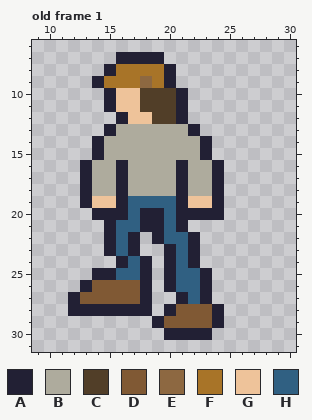
Pixel-art file -- Sprite/Player01.aseprite. The picture above is the old version.
32x32 pixels, 64 frames. Shown: old frame 1: x 9..30, y 6..31. The commit also changed other frames, which this record leaves out.
Palette (. is transparent): A #222034  B #aeab9d  C #513e28  D #805934  E #8d6841  F #a87428  G #eec39a  H #306082
Pixels before, old frame 1, first column x 12:
 7 ....AAAA.....
 8 ...AFFFFA....
 9 ..AFFFEFA....
10 ...AGGCCCA...
11 ...AGGCCCA...
12 ....AGGCCA...
13 ...ABBBBBBA..
14 ..ABBBBBBBBA.
15 ..ABBBBBBBBA.
16 .ABBABBBBABBA
17 .ABBABBBBABBA
18 .ABBABBBBABBA
19 .AGGAHHHHAGGA
20 ..AAAHAAHAAAA
21 ...AHHAAHA...
22 ...AHA.AHHA..
23 ...AHA..AHA..
24 ....AHA.AHA..
25 ..AAHHA.AHHA.
26 .ADDDDA.AHHA.
27 ADDDDDA..AHA.
28 AAAAAAA.ADDDA
29 .......ADDDDA
30 ........AAAA.
After:
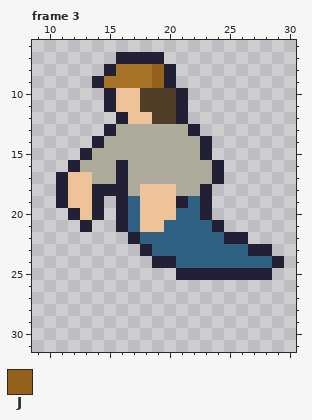
Colours new in this view: J #94621a
A new or re-ordered frame is compared with the old frame closest to it.
Edits made:
frames re-ordered
Frame 3 against old frame 1:
The edit adds colour A in row 15 at x 13; in row 16 at x 12; in rows 17 to 19 at x 11; in row 20 at x 12; in row 21 at x 13 and 24; in row 22 at x 25 to 26.
The edit adds colour A in row 23 at x 18 and 27 to 28; in row 24 at x 19 and 29; in row 25 at x 24 to 28.
Colour B gives way to colour A in row 18 at x 14 to 15 and 23.
Colour G gives way to colour A in row 19 at x 14 and 23.
Colour H gives way to colour A in row 21 at x 16; in row 25 at x 21 to 22.
Colour A gives way to colour B in row 15 at x 14; in row 16 at x 13 and 21; in rows 17 to 18 at x 21.
Colour E gives way to colour F in row 9 at x 18.
The edit adds colour G in rows 17 to 19 at x 12; in row 20 at x 13.
Colour A gives way to colour G in rows 17 to 19 at x 13; in rows 20 to 21 at x 18 to 19.
Colour B gives way to colour G in row 18 at x 18 to 20.
Colour H gives way to colour G in row 19 at x 18 to 20; in row 20 at x 20.
The edit adds colour H in row 21 at x 22 to 23; in row 22 at x 18 and 23 to 24; in row 23 at x 19 and 23 to 26; in row 24 at x 23 to 28.
Colour A gives way to colour H in row 20 at x 21 to 22; in row 21 at x 21; in row 22 at x 19 and 22; in row 23 at x 20 and 22; in row 24 at x 22.
Colour G gives way to colour H in row 19 at x 22.
Colour F gives way to colour J in rows 8 to 9 at x 19.
The author cleared colour A in rows 18 to 19 at x 24; in row 20 at x 15 and 24; in rows 21 to 22 at x 15; in row 23 at x 15 and 17; in row 24 at x 16 and 18; in row 25 at x 14 to 15, 18 and 20.
The author cleared colour A in row 26 at x 13, 18, 20 and 23; in row 27 at x 12, 18, 21 and 23; in row 28 at x 12 to 18, 20 and 24; in row 29 at x 19 and 24; in row 30 at x 20 to 23.
The author cleared colour D in row 26 at x 14 to 17; in row 27 at x 13 to 17; in row 28 at x 21 to 23; in row 29 at x 20 to 23.
The author cleared colour G in row 19 at x 15.
The author cleared colour H in rows 22 to 23 at x 16; in row 24 at x 17; in row 25 at x 16 to 17; in row 26 at x 21 to 22; in row 27 at x 22.
